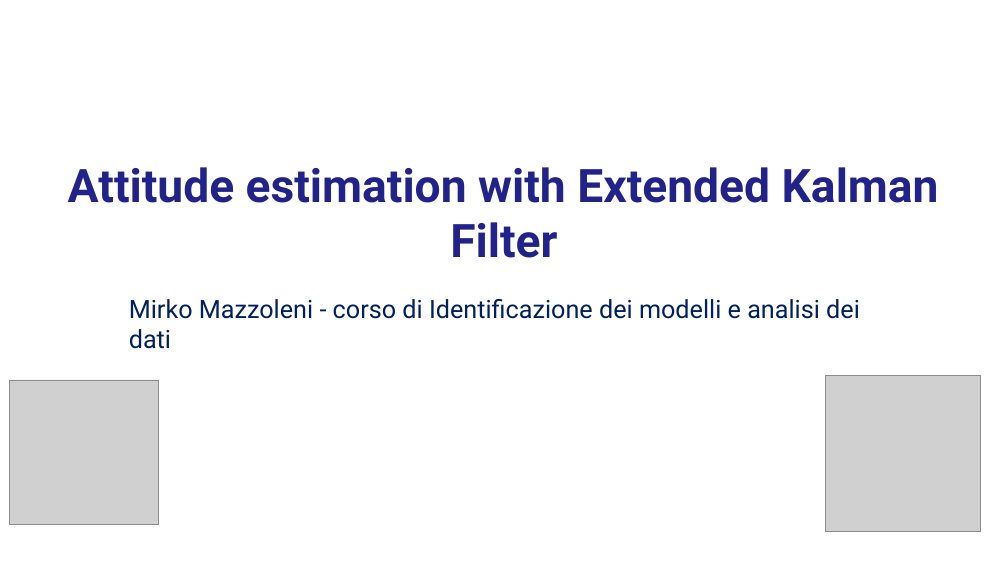
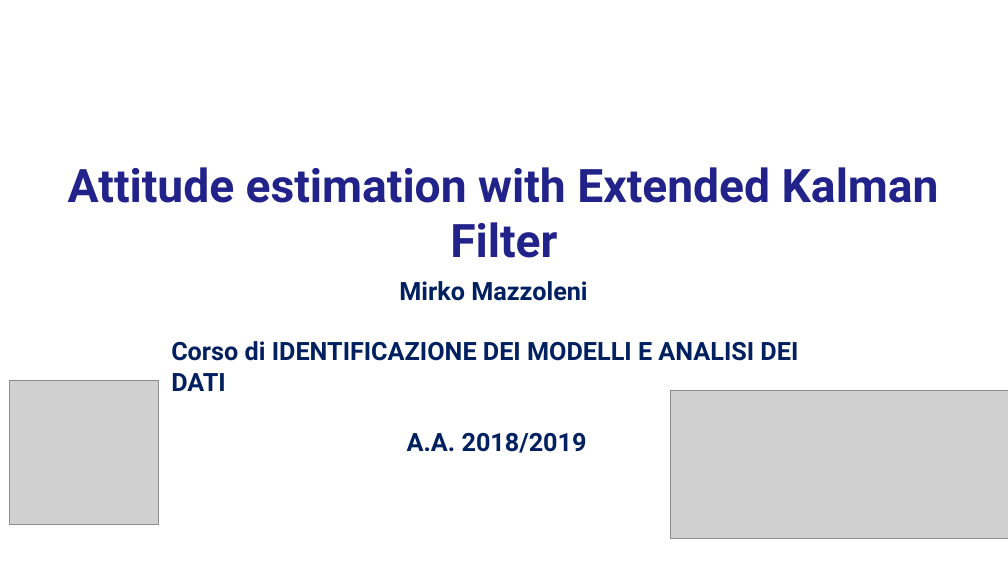
Before and after one commit to stegianna/IMAD_UniBg, a slide deck: slide 1 of Laboratorio_IMAD/Attitude_estimation/Attitude_estimation.pptx. Drawn at 1008x567 pixels with LibreOffice and Linux fonts; fonts in the diff are those of the drawing; grey boxes stand for pictures; background and template pictures are left out. Boxes give left, top, right and bottom in pixels: in the first picture for what was removed or moved away, otherwise in the second. Text is boxed around its words. In the diff, an @@ line names an element or a change of style, - is before the commit and + after.

Commit message:
Update identification and kalman filtering code

```diff
--- a/Laboratorio_IMAD/Attitude_estimation/Attitude_estimation.pptx
+++ b/Laboratorio_IMAD/Attitude_estimation/Attitude_estimation.pptx
@@ text at <box>171,281,798,453</box>: text changed; bold on @@
-Mirko Mazzoleni - corso di Identificazione dei modelli e analisi dei dati
+Mirko Mazzoleni
+Corso di IDENTIFICAZIONE DEI MODELLI E ANALISI DEI DATI
+A.A. 2018/2019
@@ picture removed at <box>826,375,981,531</box> @@
@@ picture added at <box>671,391,1008,539</box> @@
```
Also in this commit, not shown: 3 other slides changed, 9 other files.
